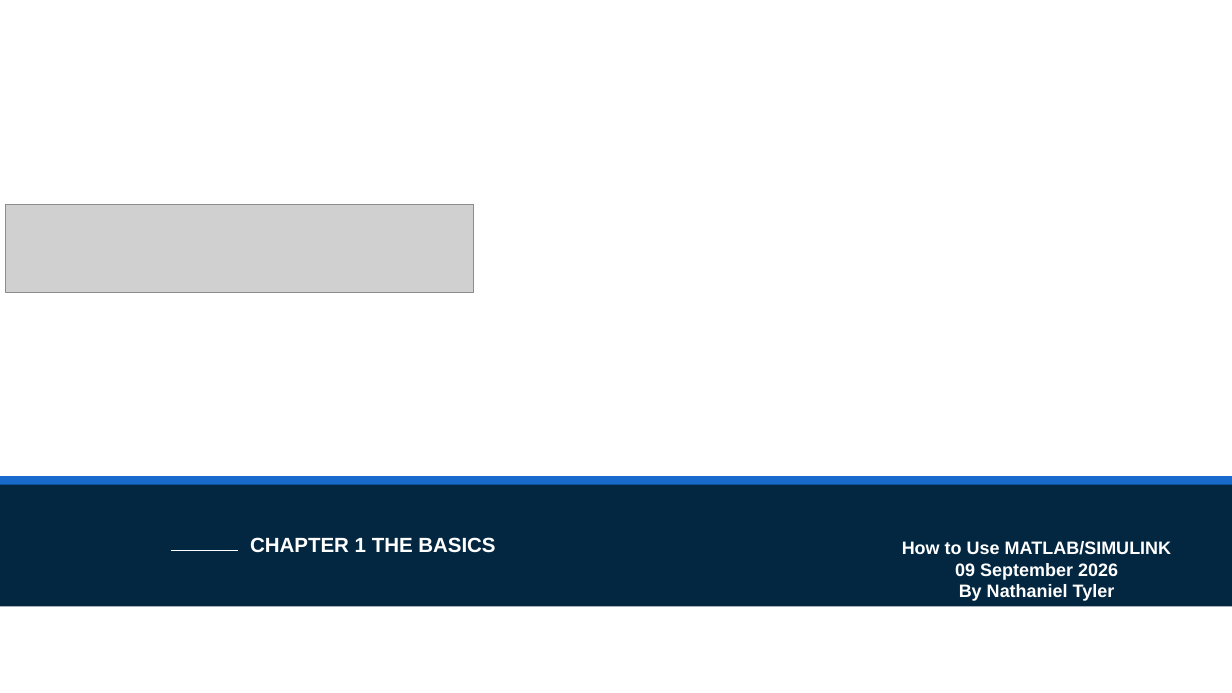
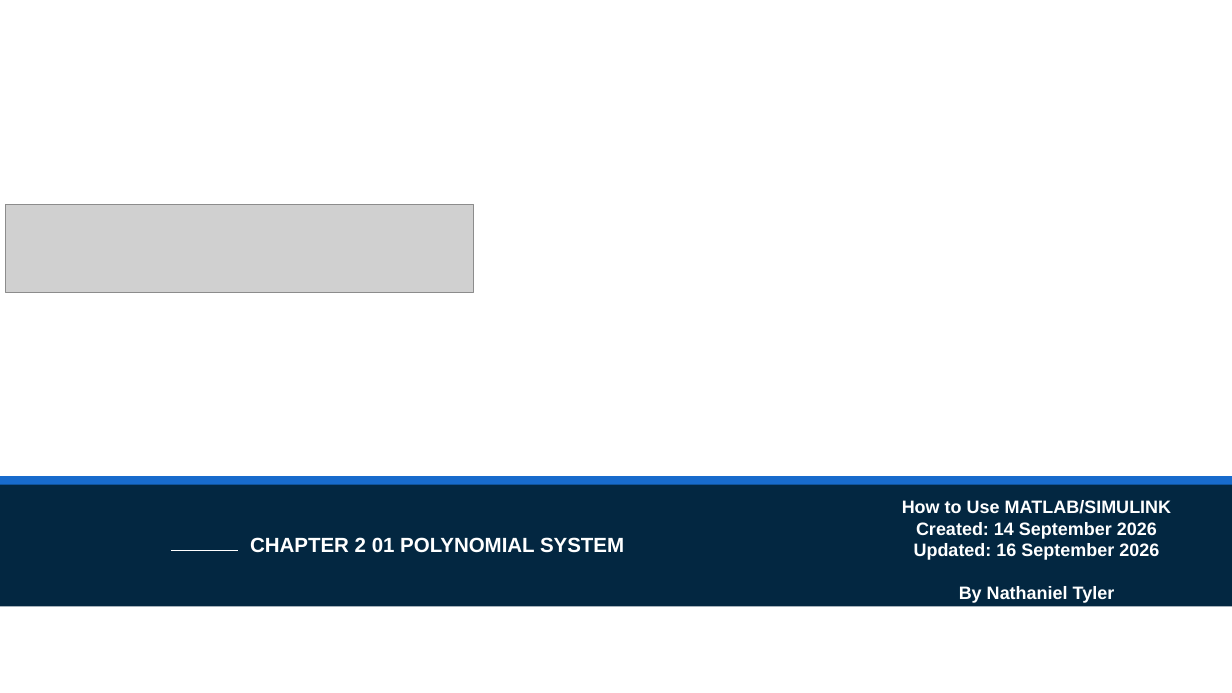
Before and after one commit to ntylerbelcan/aviation-controls-simulink-training-Belcan, a slide deck: slide 1 of ch02/01_polynomial_System/Chapter 2 01_polynomial_System.pptx. Drawn at 1232x693 pixels with LibreOffice and Linux fonts; fonts in the diff are those of the drawing; grey boxes stand for pictures; background and template pictures are left out. Boxes give left, top, right and bottom in pixels: in the first picture for what was removed or moved away, otherwise in the second. Text is boxed around its words. In the diff, an @@ line names an element or a change of style, - is before the commit and + after.

Commit message:
updated ppt for ch1 and ch2.... updated / streamlined power bi pipeline and power bi dashboard
power bi pipeline is now scalable for additional chapters

```diff
--- a/ch02/01_polynomial_System/Chapter 2 01_polynomial_System.pptx
+++ b/ch02/01_polynomial_System/Chapter 2 01_polynomial_System.pptx
@@ text "How to Use MATLAB/SIMULINK": place and size @@
-text "How to Use MATLAB/SIMULINK" at [902,541,1172,601]
+text "How to Use MATLAB/SIMULINK" at [902,500,1172,603]
@@ title at [250,537,624,553]: text changed @@
-CHAPTER 1 THE BASICS
+CHAPTER 2 01 POLYNOMIAL SYSTEM
@@ text at [914,522,1159,560]: text changed @@
-09 September 2026
+Created: 14 September 2026
+Updated: 16 September 2026
```
Also in this commit, not shown: 1 other slide changed, 1 slide added, 1 other file.
